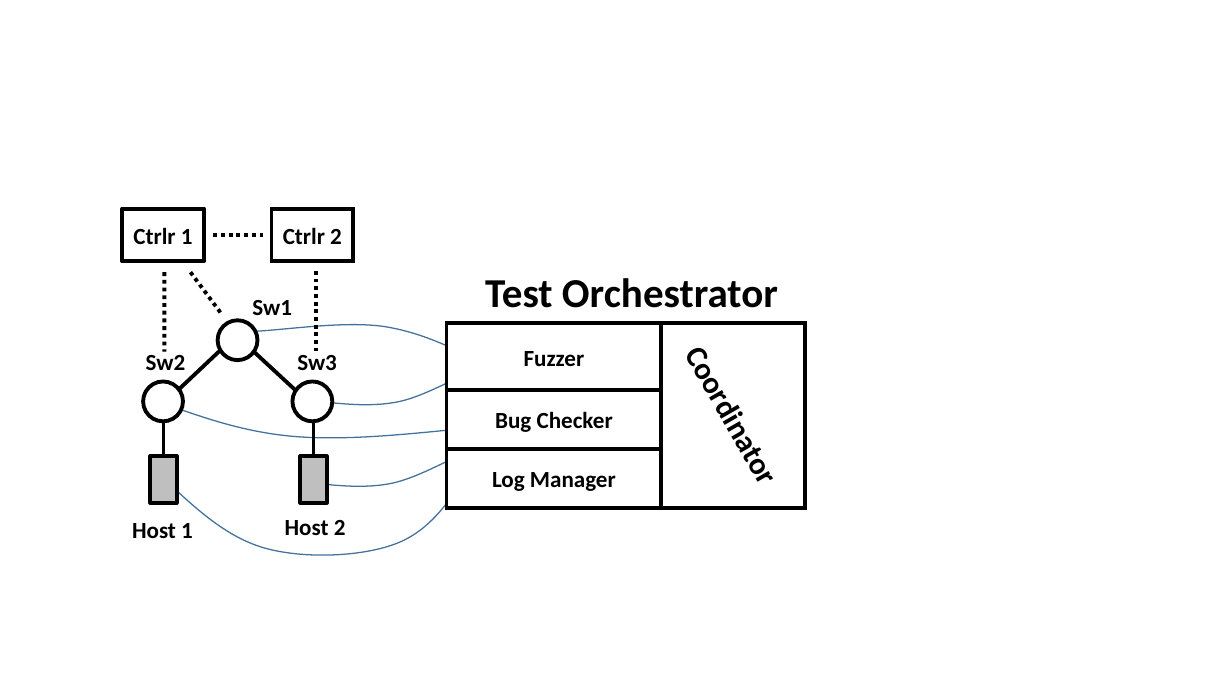
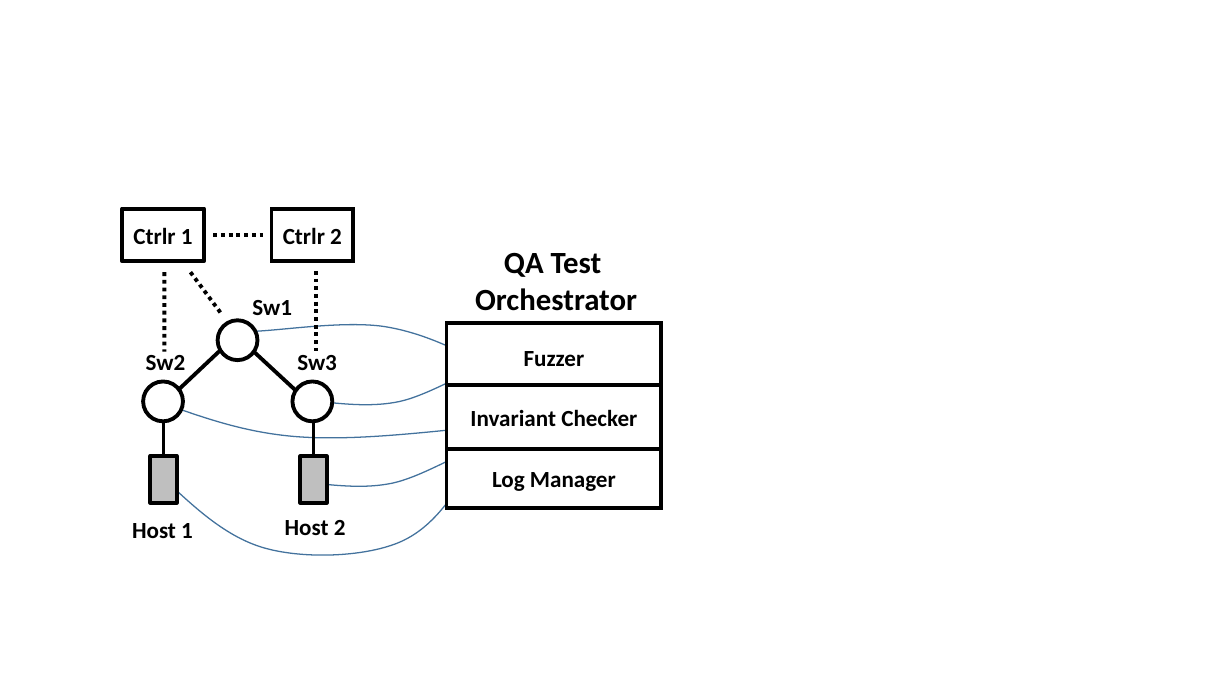
Before and after one commit to NetSys/sts_paper, a slide deck: slide 1 of diagrams/architecture/debugger_architecture_qa_cluster.pptx. Drawn at 1232x693 pixels with LibreOffice and Linux fonts; fonts in the diff are those of the drawing. Boxes give left, top, right and bottom in pixels: in the first picture for what was removed or moved away, otherwise in the second. Text is boxed around its words. In the diff, an @@ line names an element or a change of style, - is before the commit and + after.

```diff
--- a/diagrams/architecture/debugger_architecture_qa_cluster.pptx
+++ b/diagrams/architecture/debugger_architecture_qa_cluster.pptx
@@ text at bbox=[475, 252, 637, 311]: text changed; size 32 to 24 pt @@
-Test Orchestrator
+QA Test
+Orchestrator
@@ rectangle removed at bbox=[446, 323, 805, 508] @@
@@ rectangle removed at bbox=[662, 323, 805, 508] @@
@@ text removed at bbox=[670, 328, 796, 502] @@
-Coordinator
@@ rectangle "Invariant Checker": place and size @@
-rectangle "Invariant Checker" at bbox=[446, 390, 661, 449]
+rectangle "Invariant Checker" at bbox=[446, 385, 661, 449]
@@ text in rectangle at bbox=[470, 409, 637, 426]: text changed @@
-Bug Checker
+Invariant Checker
```
Also in this commit, not shown: 1 slide removed, 2 other files.
